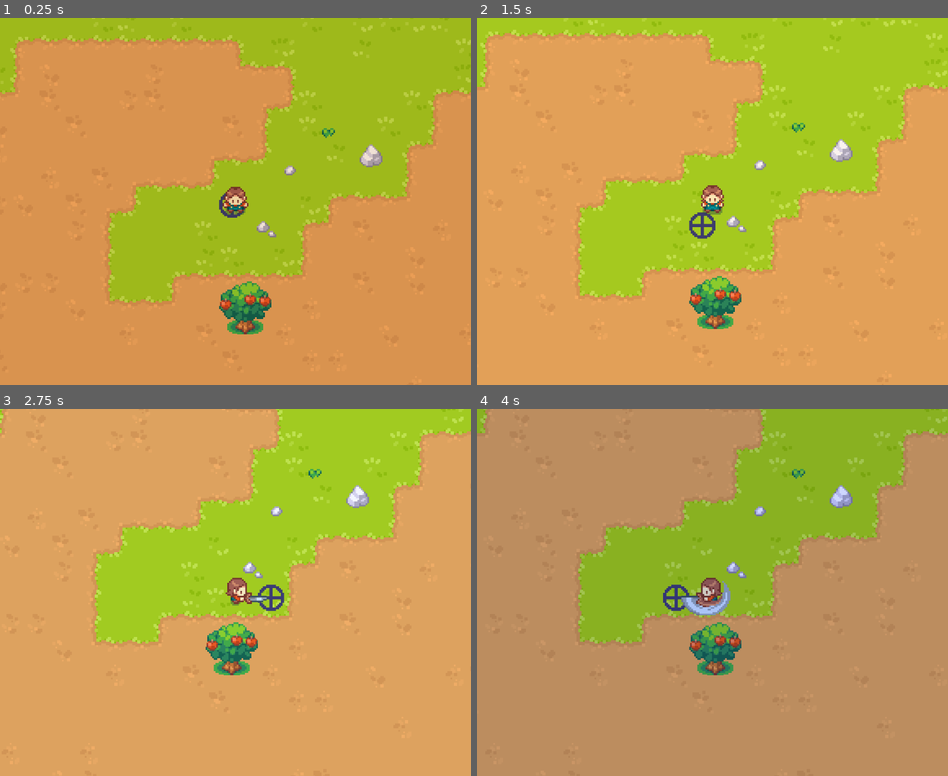
Above: before the commit, frames 1-4 (two rows, left to right).
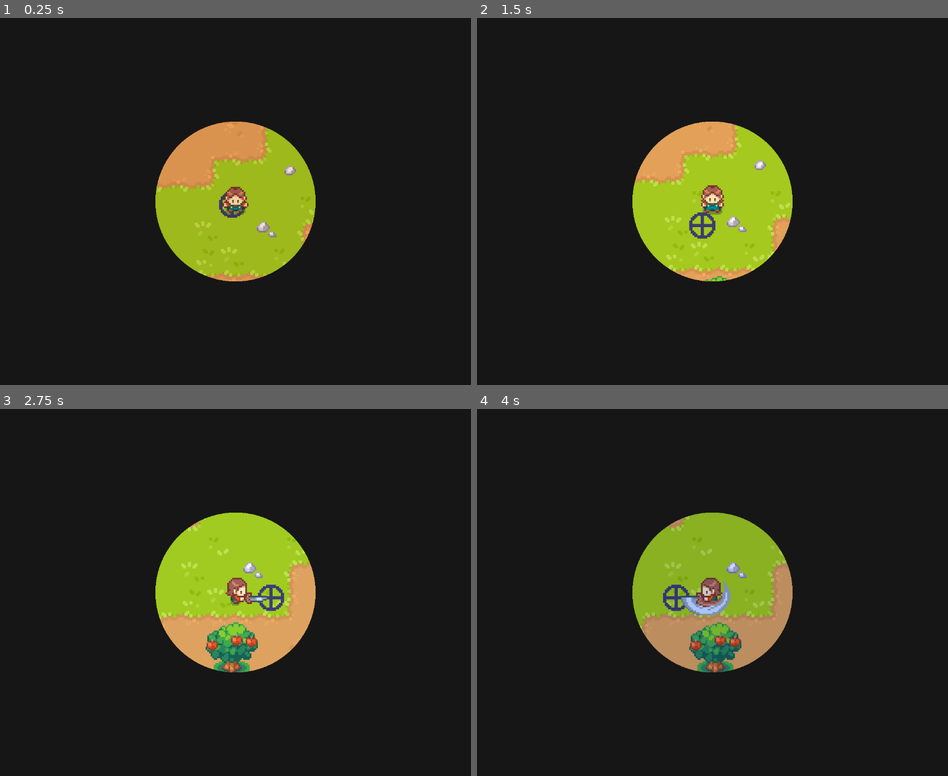
Above: after the commit, the same moments.

Repository: Offshoots/Godot-Valley-Tutorial
Game: Godot game, scene res://scenes/levels/level.tscn
Two runs of this game, one before a commit and one after it. Both use one fixed random seed, a clock stepped at 60 frames per second and the inputs below.
Inputs:
- Up to frame 1 (0.25 s): no input
- Up to frame 2 (1.5 s): hold D (right) 0.53-1.28 s; tap Space (action) at 0.6, 1.35 s; hold S (down) from 1.28 s (still down)
- Up to frame 3 (2.75 s): release S (down) at 2.03 s; hold D (right) from 2.03 s (still down); tap Space (action) at 2.1 s
- Up to frame 4 (4 s): release D (right) at 2.78 s; hold C (seed_forward) 2.78-3.53 s; tap Space (action) at 2.85, 3.6 s; hold A (left) from 3.53 s (still down)

The runs differ from the first frame. In frame 1, 88% of the frame differs, in the area x 0-100%, y 0-100%; in frame 2, 88%; in frame 3, 88%; in frame 4, 88%.

Commit message:
1_12_2026_u2
Progress: 3:42
Shader Transition for Daytime

Diff:
--- a/scenes/levels/level.tscn
+++ b/scenes/levels/level.tscn
@@ -9,6 +9,7 @@
 [ext_resource type="Texture2D" uid="uid://db718sxs7xgv" path="res://graphics/icons/Retical 16px.png" id="6_mbbpy"]
 [ext_resource type="PackedScene" uid="uid://d2530w2lrixv4" path="res://scenes/objects/tree.tscn" id="8_ouxo3"]
 [ext_resource type="PackedScene" uid="uid://vem02mh7silc" path="res://scenes/objects/simple_object.tscn" id="9_icy5c"]
+[ext_resource type="Shader" uid="uid://2dfugyjih0oe" path="res://shaders/circle_transition.gdshader" id="10_rmjfq"]
 
 [sub_resource type="Gradient" id="Gradient_icy5c"]
 offsets = PackedFloat32Array(0, 0.23302752, 0.7798165, 1)
@@ -836,6 +837,10 @@
 [sub_resource type="TileSet" id="TileSet_rmjfq"]
 sources/0 = SubResource("TileSetAtlasSource_icy5c")
 
+[sub_resource type="ShaderMaterial" id="ShaderMaterial_7pb6i"]
+shader = ExtResource("10_rmjfq")
+shader_parameter/progress = 0.218000010355
+
 [node name="Level" type="Node2D"]
 script = ExtResource("1_urvlt")
 daytime_color = SubResource("Gradient_icy5c")
@@ -898,6 +903,17 @@
 
 [node name="DayTimeColor" type="CanvasModulate" parent="Overlay"]
 
+[node name="CanvasLayer" type="CanvasLayer" parent="Overlay"]
+
+[node name="DayTransitionLayer" type="ColorRect" parent="Overlay/CanvasLayer"]
+material = SubResource("ShaderMaterial_7pb6i")
+anchors_preset = 15
+anchor_right = 1.0
+anchor_bottom = 1.0
+grow_horizontal = 2
+grow_vertical = 2
+color = Color(0.0885599, 0.0885599, 0.0885599, 1)
+
 [node name="Timers" type="Node" parent="."]
 
 [node name="DayTimer" type="Timer" parent="Timers"]
--- /dev/null
+++ b/shaders/circle_transition.gdshader
@@ -0,0 +1,9 @@
+shader_type canvas_item;
+
+uniform float progress: hint_range(0.0, 1.0);
+void fragment() {
+	float ratio = SCREEN_PIXEL_SIZE.y / SCREEN_PIXEL_SIZE.x;
+	vec2 adjusted_center = vec2(mix(0.5, UV.x, ratio), UV.y);
+	float circle = distance(vec2(0.5), adjusted_center);
+	COLOR.a = step(progress, circle);
+}
Not shown: 1 places in scenes/levels/level.tscn that only renumber resources
Not shown, added: shaders/circle_transition.gdshader.uid
